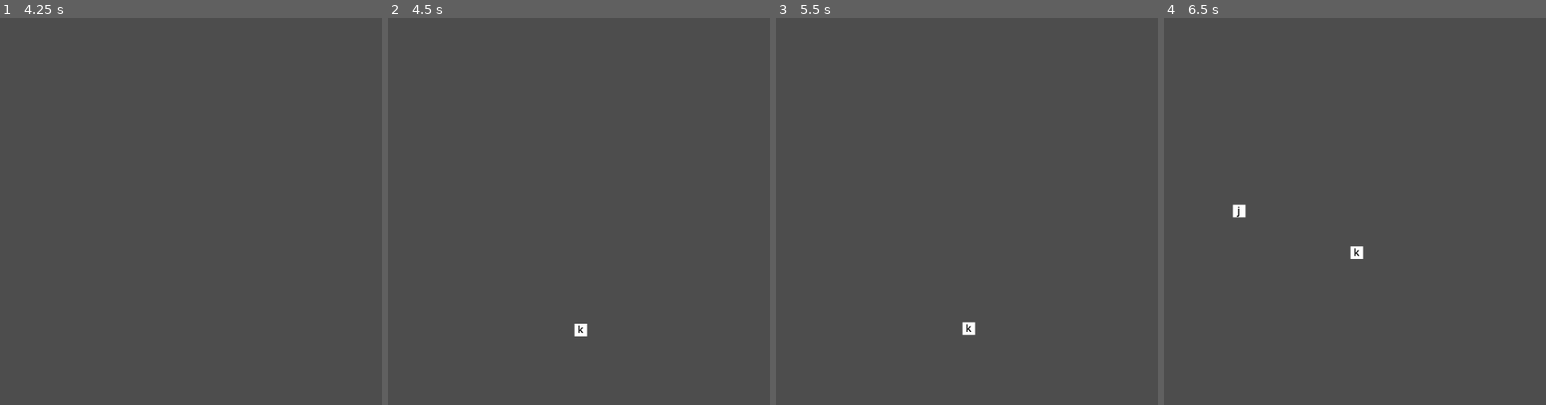
Above: before the commit, frames 1-4 (left to right).
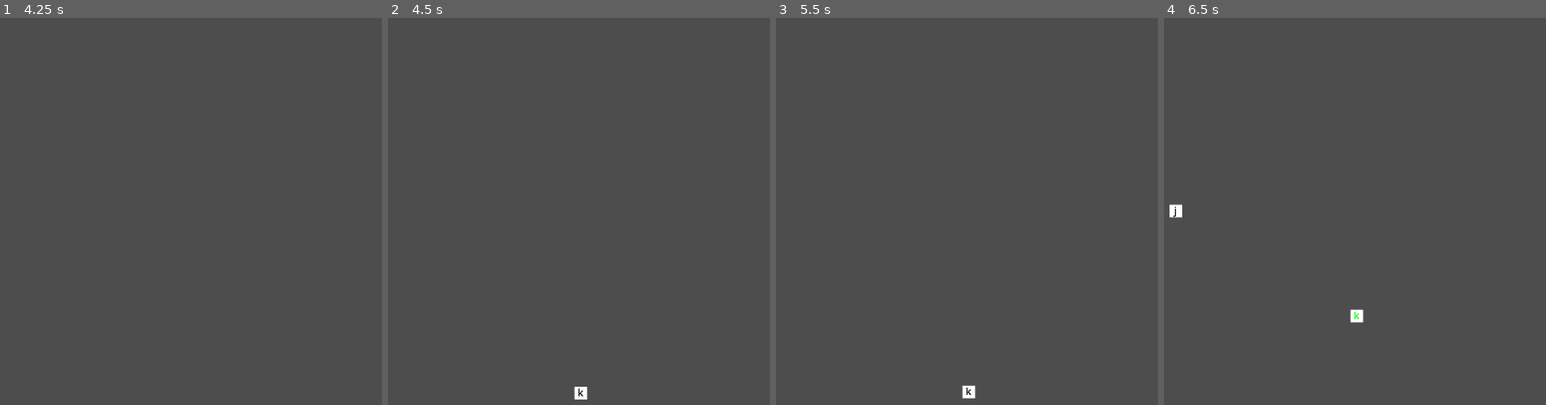
Above: after the commit, the same moments.

Repository: ovatsug2345/dev
Game: Godot game, scene res://Hacking Minigame/hacking_minigame_screen.tscn
The game is run twice, just before and just after one commit, with the same random seed, the same clock (stepped at 60 frames per second) and the same inputs. The project has no main scene, so this scene is started directly.
Inputs (mouse positions are in pixels of both pictures, inside the frame that each line leads up to):
- Up to frame 1 (4.25 s): tap Enter (ui_accept) at 0.5, 0.77, 1.25, 1.52, 2, 2.75, 3.02, 3.5, 3.77 s; move the mouse to (351, 192) at 0.52 s; hold D (MOVERIGHT) 0.53-1.28 s; tap I (i) at 0.6, 3.05 s; click (351, 192) at 0.67 s; tap J (j) at 0.8, 1.35, 3.8 s; move the mouse to (45, 230) at 1.27 s; hold S (MOVEBACKWARDS) 1.28-2.03 s; tap K (k) at 1.55, 2.1 s; move the mouse to (267, 122) at 2.02 s; hold D (MOVERIGHT) 2.03-2.78 s; tap L (l) at 2.3, 2.85 s; move the mouse to (156, 292) at 2.77 s; hold W (MOVEFORWARD) 2.78-3.53 s; click (156, 292) at 2.92 s; move the mouse to (outside the picture) at 3.52 s; hold A (MOVELEFT) from 3.53 s (still down); hold Alt (PDA) from 3.53 s (still down)
- Up to frame 2 (4.5 s): keep holding A (MOVELEFT); tap Enter (ui_accept) at 4.25 s; move the mouse to (outside the picture) at 4.27 s; release Alt (PDA) at 4.28 s; tap Shift (Sprint) at 4.35 s
- Up to frame 3 (5.5 s): tap Enter (ui_accept) at 4.52 s; tap K (k) at 4.55 s; move the mouse to (1005, 211) at 5.02 s; release A (MOVELEFT) at 5.03 s; hold S (MOVEBACKWARDS) from 5.03 s (still down); tap I (i) at 5.1 s; click (1005, 211) at 5.17 s; tap L (l) at 5.3 s
- Up to frame 4 (6.5 s): move the mouse to (1248, 107) at 5.77 s; release S (MOVEBACKWARDS) at 5.78 s; hold D (MOVERIGHT) from 5.78 s (still down); tap J (j) at 5.85 s; tap Enter (ui_accept) at 6.02 s; tap I (i) at 6.05 s

Frame 1 is identical in both runs. In frame 2, 0.2% of the frame differs, in the area x 48-53%, y 79-99%; in frame 3, 0.2%; in frame 4, 0.5%, in the area x 1-53%, y 48-79%.

Commit message:
03/04/2024 2

Diff:
--- a/Main/CONTROL CENTER.gd
+++ b/Main/CONTROL CENTER.gd
@@ -15,6 +15,7 @@
 signal start
 signal stop
 signal restart
+signal score_area
 
 
 func _process(_delta):
@@ -35,7 +36,7 @@
 func spawn_prompt():
 	var r_prompt =prompts_path + prompt_options.pick_random()
 	var random_prompt = load(r_prompt).instantiate()
-	random_prompt.position =self.position + random_prompt.test
+	random_prompt.position =self.position + random_prompt.spawn_pos
 	add_child(random_prompt)
 	random_prompt.killed.connect(self._on_prompt_killed)
 
@@ -83,4 +84,4 @@
 
 
 func _on_area_2d_body_entered(body):
-	pass # Replace with function body.
+	score_area.emit(body)
--- a/Main/GLOBAL.gd
+++ b/Main/GLOBAL.gd
@@ -2,3 +2,4 @@
 var door_master_code = randi_range(1000,9999)
 var door_code = randi_range(1000,9999)
 var door_vault_code = randi_range(1000,9999)
+var hack_score = 0
--- a/Main/Hacking Minigame/Prompts/prompt.gd
+++ b/Main/Hacking Minigame/Prompts/prompt.gd
@@ -7,7 +7,8 @@
 var keys = ["l","j","k","i"]
 var set_key = ""
 var actionable = 1
-var test = Vector2(0,0)
+var spawn_pos = Vector2(0,0)
+var score_value = -1
 
 
 signal set_label
@@ -19,13 +20,13 @@
 	set_key = keys.pick_random()
 
 	if set_key == "l":
-		test = Vector2(200,0)
+		spawn_pos = Vector2(300,0)
 	if set_key == "k":
-		test = Vector2(0,200)
+		spawn_pos = Vector2(0,300)
 	if set_key == "j":
-		test = Vector2(-200,0)
+		spawn_pos = Vector2(-300,0)
 	if set_key == "i":
-		test = Vector2(0,-200)
+		spawn_pos = Vector2(0,-300)
 
 
 func _ready():
@@ -45,6 +46,7 @@
 
 	get_parent().stop.connect(self._on_control_center_stop)
 	get_parent().start.connect(self._on_control_center_start)
+	get_parent().score_area.connect(self._on_score_area)
 	if set_key == "l":
 		speed = get_parent().speed * -1
 	if set_key == "k":
@@ -66,7 +68,8 @@
 	if Input.is_action_just_pressed(set_key):
 		if actionable == 1:
 			killed.emit(1)
-			#print("dead")
+			Global.hack_score += score_value
+			print(Global.hack_score)
 			queue_free()
 
 
@@ -76,3 +79,9 @@
 
 func _on_control_center_start(_v):
 	active = 1
+
+
+func _on_score_area(body):
+	if body.unique_id == unique_id:
+		score_value *= -1
+		$Label.add_theme_color_override("font_color", Color.GREEN)
